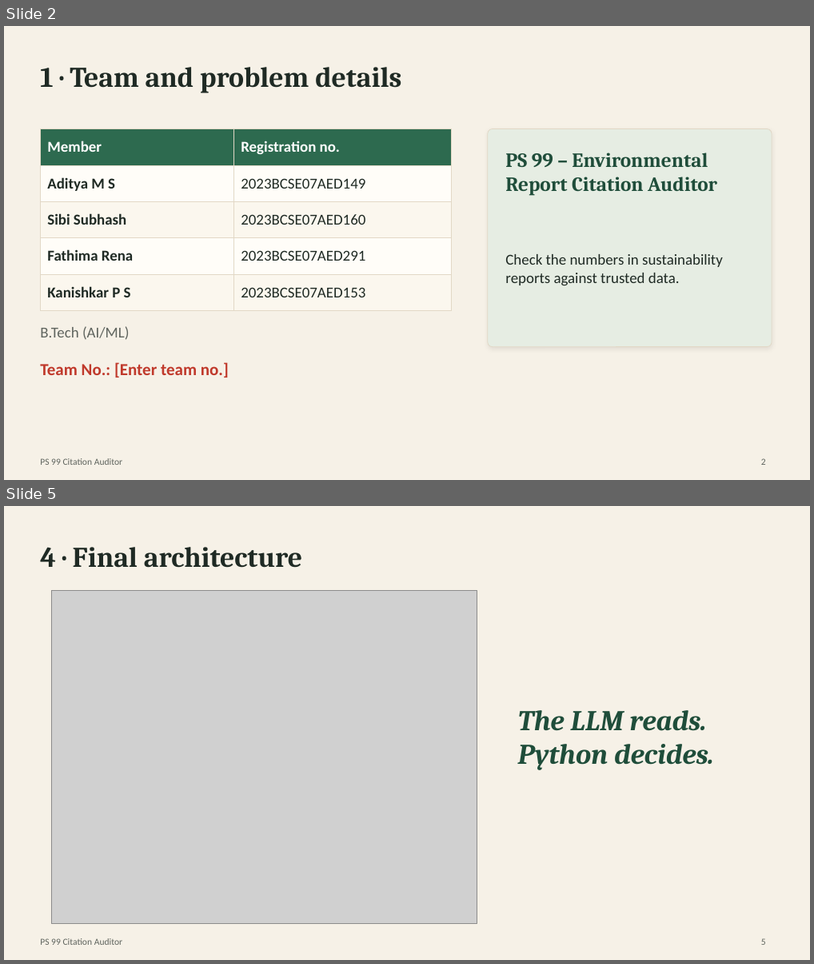
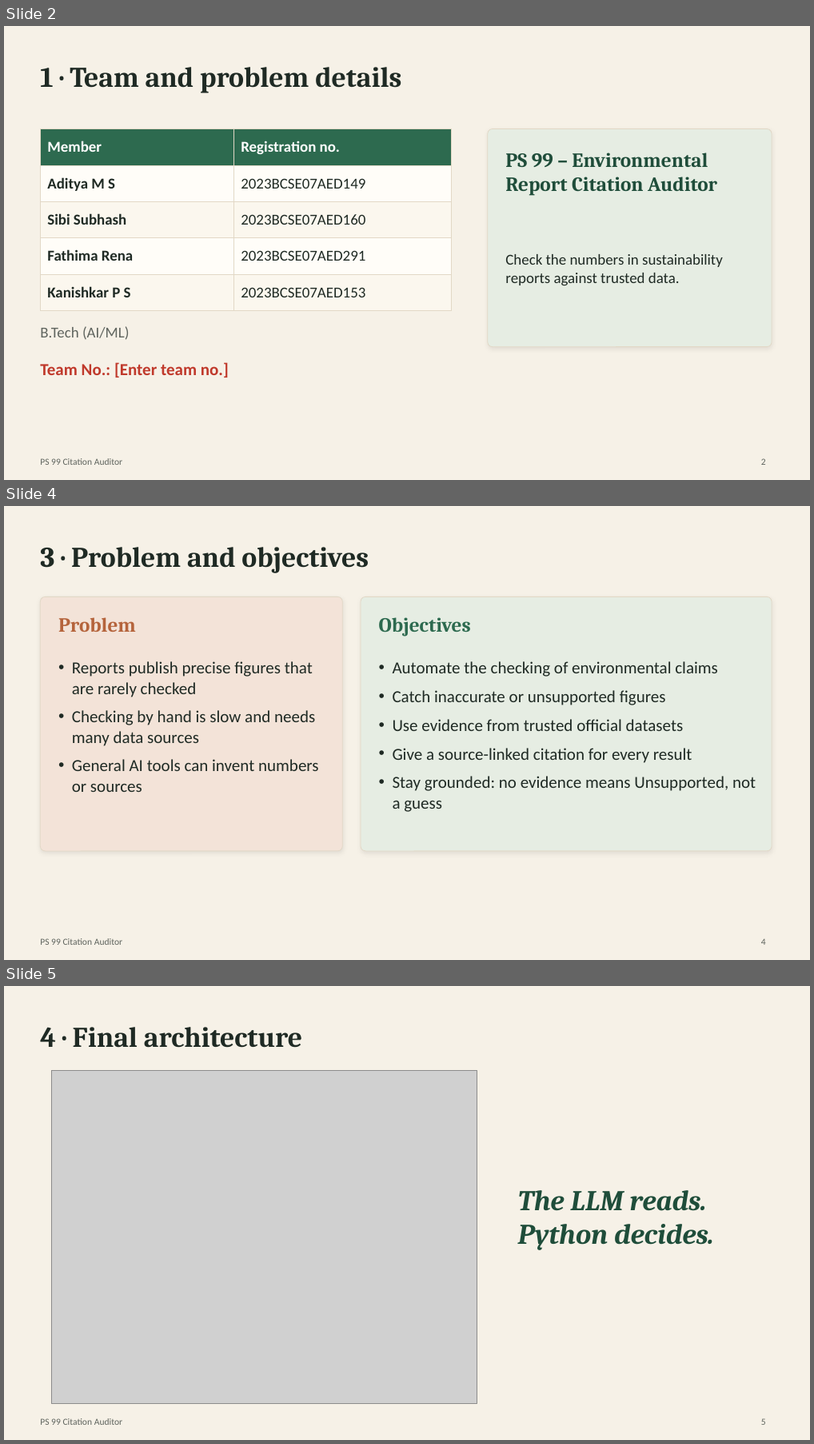
Before and after one commit to aditya-ms-14/gen-ai-hackathon-team-1, a slide deck: docs/review3/PS99_Final_Presentation.pptx. Shown one above the other, each under a label of ours: slides 2 and 5 before the commit, slides 2, 4 and 5 after it; the slides between them are not shown. The pictures are 814x964 and 814x1444 pixels, drawn with LibreOffice and Linux fonts; fonts in the diff are those of the drawing; grey boxes stand for pictures. Boxes give left, top, right and bottom in pixels: in the first picture for what was removed or moved away, otherwise in the second. Text is boxed around its words. In the diff, an @@ line names an element or a change of style, - is before the commit and + after.

Commit message:
Rewrite abstract and objectives slides as text points
Abstract and Problem/objectives slides now describe the system in short points instead of
number tiles; measured results stay on the evaluation and result slides.

```diff
--- a/docs/review3/PS99_Final_Presentation.pptx
+++ b/docs/review3/PS99_Final_Presentation.pptx
@@ slide 4 added at (4,506,810,960), background #F6F1E7; not listed: 1 template element that a slide beside it also shows @@
@@ title added at (40,547,369,573), 34 pt, text #1F2A24, bold @@
+3 · Problem and objectives
@@ rounded rectangle added at (40,596,342,851), fill #F3E3D8, outline #E2D8C6 0.75 pt @@
@@ rounded rectangle added at (361,596,772,851), fill #E6EDE3, outline #E2D8C6 0.75 pt @@
@@ text added at (58,617,136,632), 24 pt, text #B5643C, bold @@
+Problem
@@ text added at (379,617,471,636), 24 pt, text #2D6A4F, bold @@
+Objectives
@@ text added at (72,661,319,792), 20 pt, text #1F2A24 @@
+• Reports publish precise figures that are rarely checked
+• Checking by hand is slow and needs many data sources
+• General AI tools can invent numbers or sources
@@ text added at (393,661,756,812), 20 pt, text #1F2A24 @@
+• Automate the checking of environmental claims
+• Catch inaccurate or unsupported figures
+• Use evidence from trusted official datasets
+• Give a source-linked citation for every result
+• Stay grounded: no evidence means Unsupported, not a guess
@@ page number added at (762,938,766,944), 11 pt, text #5F645E @@
+4
```
Also in this commit, not shown: 1 other slide added, 2 slides removed, 1 other file.
